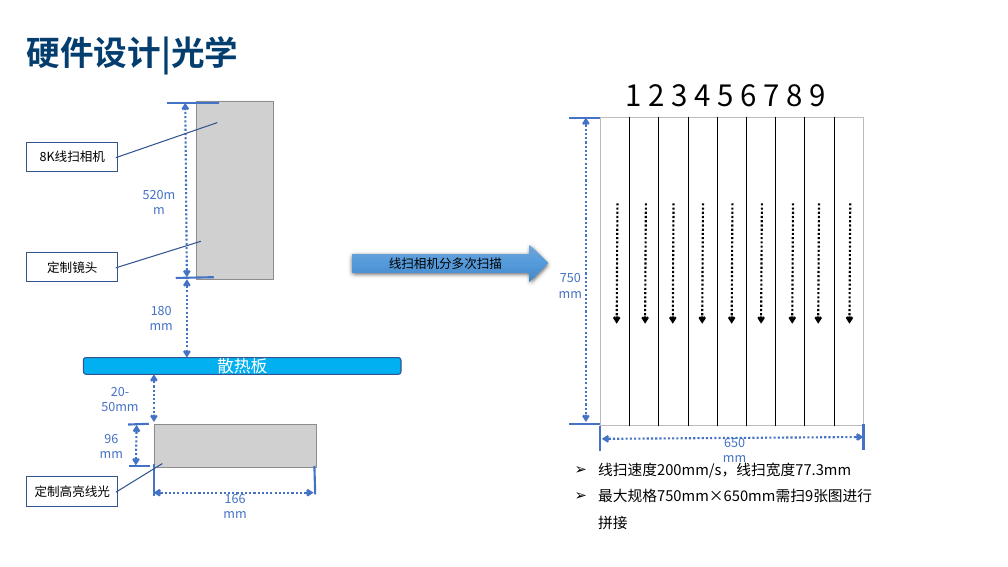
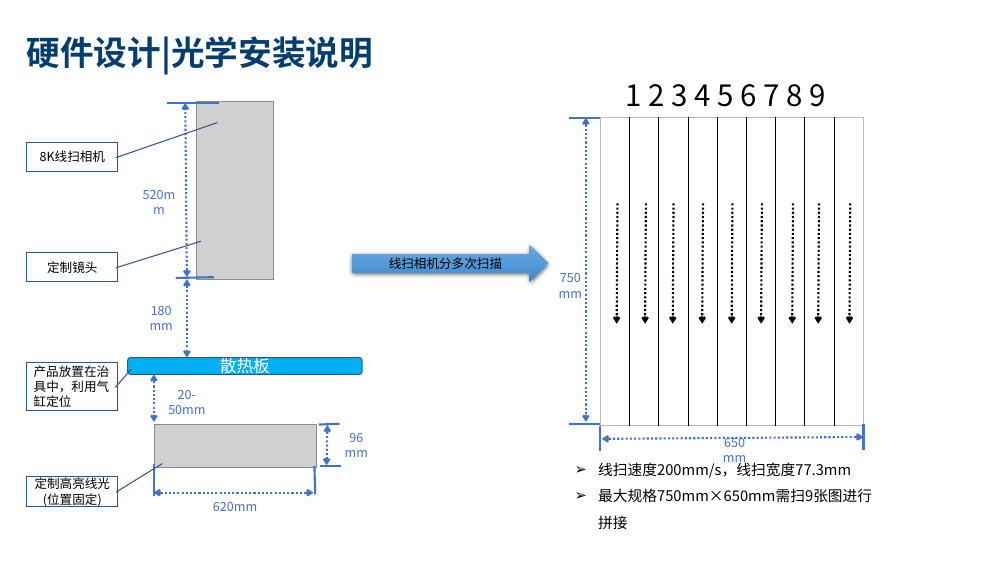
Before and after one commit to wanglvhh/Solution_2021, a slide deck: slide 16 of 2022/01/BOYD 大幅面散热板外观测量检测项目/BOYD-散热板外观检测解决方案 新版V1.0.0.1.pptx (slide 12 before the commit). Drawn at 1008x567 pixels with LibreOffice and Linux fonts; fonts in the diff are those of the drawing; grey boxes stand for pictures; background and template pictures are left out. Boxes give left, top, right and bottom in pixels: in the first picture for what was removed or moved away, otherwise in the second. Text is boxed around its words. In the diff, an @@ line names an element or a change of style, - is before the commit and + after.

```diff
--- a/2022/01/BOYD 大幅面散热板外观测量检测项目/BOYD-散热板外观检测解决方案 新版V1.0.0.1.pptx
+++ b/2022/01/BOYD 大幅面散热板外观测量检测项目/BOYD-散热板外观检测解决方案 新版V1.0.0.1.pptx
@@ title at bbox=[27, 36, 373, 75]: text changed @@
-硬件设计|光学
+硬件设计|光学安装说明
@@ rounded rectangle "散热板": place and size @@
-rounded rectangle "散热板" at bbox=[83, 358, 401, 374]
+rounded rectangle "散热板" at bbox=[128, 358, 362, 374]
@@ border callout added at bbox=[26, 362, 118, 410], fill #FFFFFF, outline #325491 1 pt, 12 pt, text #000000 @@
+产品放置在治具中，利用气缸定位
@@ text "20-50mm": place and size @@
-text "20-50mm" at bbox=[101, 387, 138, 411]
+text "20-50mm" at bbox=[168, 390, 205, 414]
@@ text "96mm": place and size @@
-text "96mm" at bbox=[95, 434, 129, 457]
+text "96mm" at bbox=[340, 433, 374, 457]
@@ text in border callout at bbox=[35, 476, 111, 507]: text changed @@
-定制高亮线光
+定制高亮线光(位置固定)
@@ 2 lines, 1 double arrow: place and size @@
-2 lines, 1 double arrow at bbox=[129, 424, 150, 466]
+2 lines, 1 double arrow at bbox=[319, 424, 341, 466]
@@ text at bbox=[213, 502, 257, 511]: text changed @@
-166mm
+620mm
```
Also in this commit, not shown: 5 other slides changed, 4 slides added, 1 other file.
